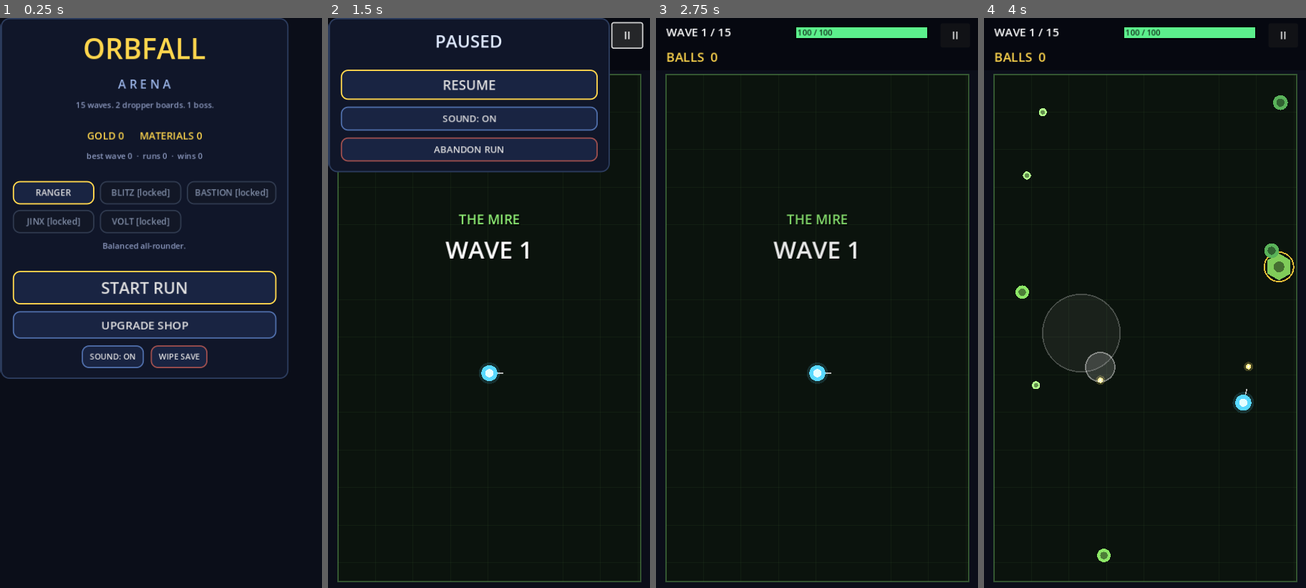
Above: before the commit, frames 1-4 (left to right).
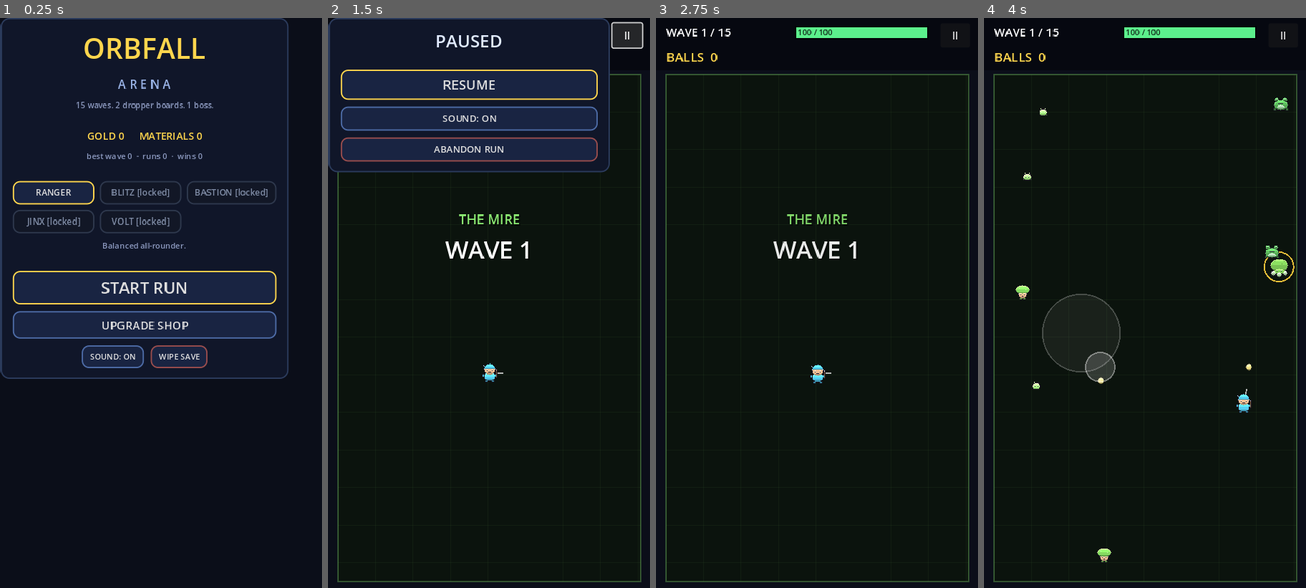
Above: after the commit, the same moments.

Repository: mmfoodchicks/ball-dropper
Game: Godot game, scene res://main.tscn
Same seed, same stepped clock (60 frames per second), same inputs: the game is played once before the commit and once after it.
Inputs (mouse positions are in pixels of both pictures, inside the frame that each line leads up to):
- Up to frame 1 (0.25 s): no input
- Up to frame 2 (1.5 s): click "START RUN" at 0.5 s; click "II" at 1.25 s
- Up to frame 3 (2.75 s): click "RESUME" at 2 s
- Up to frame 4 (4 s): move the mouse to (1215, 274) at 2.77 s; hold D 2.78-3.5 s; click (1215, 274) at 2.92 s; drag from (1080, 331) to (1128, 417) at 3.52 s

The runs differ from the first frame. In frame 1, 1.5% of the frame differs, in the area x 8-84%, y 3-60%; in frame 2, 0.8%; in frame 3, 0.7%; in frame 4, 1.0%.

Commit message:
feat: chibi pixel-art sprites for every entity + generator script
assets/sprites/: original character-style pixel sprites (big head, small
body, faces, gear, chunky outlines) for all 5 playable characters, all
15 enemy kinds, the boss, bullets, dropper balls and a tintable gate
frame — generated deterministically by tools/make_sprites.py (Pillow),
colors synced to the entity table in balance.gd. sheet_preview.png is
the contact sheet.

Entities render their sprite when the PNG exists and fall back to the
procedural vector shapes otherwise, so art can be replaced file-by-file.
Sprites get a subtle idle bob; telegraphs, shields, elite rings, flashes
and HP bars still draw around them. Nearest-neighbour canvas filtering
keeps the pixels crisp.

Co-Authored-By: Claude Fable 5 <noreply@anthropic.com>
Claude-Session: https://claude.ai/code/session_01X8QB52Vpk6EtUcCCLmY2pY

Diff:
--- a/project.godot
+++ b/project.godot
@@ -38,4 +38,5 @@
 
 renderer/rendering_method="mobile"
 renderer/rendering_method.mobile="mobile"
+textures/canvas_textures/default_texture_filter=0
 environment/defaults/default_clear_color=Color(0.043, 0.055, 0.1, 1)
--- a/src/combat/boss.gd
+++ b/src/combat/boss.gd
@@ -26,6 +26,8 @@
 var _charge_dir := Vector2.ZERO
 var _orbit_dir := 1.0
 var _orbit_flip_t := 3.0
+
+var _tex: Texture2D = null
 
 var _ring_t := 1.6
 var _aimed_t := 2.2
@@ -179,6 +181,8 @@
 		var pulse := 0.5 + 0.5 * sin(_charge_t * 40.0)
 		draw_line(Vector2.ZERO, _charge_dir * 500.0, Color(1.0, 0.3, 0.2, 0.35 * pulse), 4.0)
 		draw_circle(Vector2.ZERO, radius + 8.0, Color(1.0, 0.3, 0.2, 0.3 * pulse))
+	if _tex == null and ResourceLoader.exists("res://assets/sprites/boss.png"):
+		_tex = load("res://assets/sprites/boss.png")
 	draw_circle(Vector2.ZERO, radius + 6.0, Color(core.r, core.g, core.b, 0.16))
 	# Rotating spikes.
 	for i in 6:
@@ -189,9 +193,15 @@
 		draw_polygon(
 			PackedVector2Array([a, b, c]), PackedColorArray([core * 0.8, core * 0.5, core * 0.5])
 		)
-	draw_circle(Vector2.ZERO, radius, Color(0.16, 0.1, 0.22))
-	draw_circle(Vector2.ZERO, radius * 0.72, core * 0.55)
-	draw_circle(Vector2.ZERO, radius * 0.4, core)
+	if _tex != null:
+		var side := _tex.get_width() / 4.0 * 1.3
+		var mod := Color(1, 1, 1).lerp(core, 0.4)
+		var bob := sin(spin * 1.6) * 1.5
+		draw_texture_rect(_tex, Rect2(-side * 0.5, -side * 0.5 + bob, side, side), false, mod)
+	else:
+		draw_circle(Vector2.ZERO, radius, Color(0.16, 0.1, 0.22))
+		draw_circle(Vector2.ZERO, radius * 0.72, core * 0.55)
+		draw_circle(Vector2.ZERO, radius * 0.4, core)
 	draw_arc(Vector2.ZERO, radius + 4.0, 0, TAU, 32, Color(1.0, 0.82, 0.24, 0.85), 2.0)
 	if flash_t > 0.0:
 		draw_circle(Vector2.ZERO, radius, Color(1, 1, 1, 0.5))
--- a/src/combat/bullet.gd
+++ b/src/combat/bullet.gd
@@ -17,6 +17,17 @@
 var is_shard := false
 
 var _hit_ids := {}
+var _tex: Texture2D = null
+
+
+func _ready() -> void:
+	var path := (
+		"res://assets/sprites/bullet_enemy.png"
+		if hostile
+		else "res://assets/sprites/bullet_player.png"
+	)
+	if ResourceLoader.exists(path):
+		_tex = load(path)
 
 
 func step(dt: float) -> void:
@@ -49,6 +60,10 @@
 
 
 func _draw() -> void:
+	if _tex != null:
+		var side := _tex.get_width() / 4.0 * (radius / 4.0)
+		draw_texture_rect(_tex, Rect2(-side * 0.5, -side * 0.5, side, side), false)
+		return
 	if hostile:
 		draw_circle(Vector2.ZERO, radius + 3.0, Color(1.0, 0.35, 0.45, 0.25))
 		draw_circle(Vector2.ZERO, radius, Color(1.0, 0.45, 0.55))
--- a/src/combat/enemy.gd
+++ b/src/combat/enemy.gd
@@ -44,12 +44,17 @@
 var weave_t := 0.0
 
 var _speed_jitter := 1.0
+var _tex: Texture2D = null
+var _anim_t := 0.0
 
 
 func setup(enemy_kind: String, wave: int, arena_ref) -> void:
 	arena = arena_ref
 	kind = enemy_kind
 	def = BalanceS.enemy_def(kind)
+	var tex_path := "res://assets/sprites/enemy_%s.png" % kind
+	if ResourceLoader.exists(tex_path):
+		_tex = load(tex_path)
 	is_elite = def["class"] == "elite"
 	hp = BalanceS.enemy_hp(kind, wave)
 	max_hp = hp
@@ -74,6 +79,7 @@
 
 
 func step(dt: float) -> void:
+	_anim_t += dt
 	flash_t = maxf(0.0, flash_t - dt)
 	contact_cd = maxf(0.0, contact_cd - dt)
 	if spawn_t > 0.0:
@@ -310,22 +316,30 @@
 		var fpulse := 0.5 + 0.5 * sin(fuse_t * 50.0)
 		draw_circle(Vector2.ZERO, radius + 6.0, Color(1.0, 0.25, 0.25, 0.4 * fpulse))
 
-	match shape:
-		"circle":
-			draw_circle(Vector2.ZERO, radius, body)
-			draw_circle(Vector2.ZERO, radius * 0.55, core)
-		"triangle":
-			_draw_poly(3, radius + 2.0, body, core)
-		"square":
-			draw_rect(Rect2(-radius, -radius, radius * 2.0, radius * 2.0), body)
-			draw_rect(Rect2(-radius * 0.5, -radius * 0.5, radius, radius), core)
-		"diamond":
-			_draw_poly(4, radius + 3.0, body, core)
-		"hex":
-			_draw_poly(6, radius + 2.0, body, core)
-		"spike":
-			_draw_star(radius + 4.0, body)
-			draw_circle(Vector2.ZERO, radius * 0.45, core)
+	if _tex != null:
+		# Pixel sprite (tools/make_sprites.py); vector shapes are the fallback.
+		var side := _tex.get_width() / 4.0
+		var bob := sin(_anim_t * 5.0 + weave_seed) * 1.1
+		draw_texture_rect(
+			_tex, Rect2(-side * 0.5, -side * 0.5 + bob, side, side), false, Color(1, 1, 1, a)
+		)
+	else:
+		match shape:
+			"circle":
+				draw_circle(Vector2.ZERO, radius, body)
+				draw_circle(Vector2.ZERO, radius * 0.55, core)
+			"triangle":
+				_draw_poly(3, radius + 2.0, body, core)
+			"square":
+				draw_rect(Rect2(-radius, -radius, radius * 2.0, radius * 2.0), body)
+				draw_rect(Rect2(-radius * 0.5, -radius * 0.5, radius, radius), core)
+			"diamond":
+				_draw_poly(4, radius + 3.0, body, core)
+			"hex":
+				_draw_poly(6, radius + 2.0, body, core)
+			"spike":
+				_draw_star(radius + 4.0, body)
+				draw_circle(Vector2.ZERO, radius * 0.45, core)
 
 	if shielded:
 		draw_arc(Vector2.ZERO, radius + 6.0, 0, TAU, 24, Color(0.5, 0.9, 1.0, 0.9), 3.0)
--- a/src/combat/hero.gd
+++ b/src/combat/hero.gd
@@ -17,6 +17,14 @@
 var _fire_acc := 0.0
 var _aim := Vector2.RIGHT
 var _no_dmg_t := 99.0
+var _tex: Texture2D = null
+var _anim_t := 0.0
+
+
+func _ready() -> void:
+	var tex_path := "res://assets/sprites/char_%s.png" % run.character_id
+	if ResourceLoader.exists(tex_path):
+		_tex = load(tex_path)
 
 
 func radius() -> float:
@@ -31,6 +39,7 @@
 	iframes = maxf(0.0, iframes - dt)
 	frenzy_t = maxf(0.0, frenzy_t - dt)
 	_no_dmg_t += dt
+	_anim_t += dt
 	if run.regen > 0.0:
 		run.hp = minf(run.max_hp, run.hp + run.regen * dt)
 
@@ -119,9 +128,16 @@
 	var a := 1.0
 	if iframes > 0.0:
 		a = 0.45 + 0.4 * sin(iframes * 40.0)
-	draw_circle(Vector2.ZERO, radius() + 4.0, Color(0.35, 0.85, 1.0, 0.14 * a))
-	draw_circle(Vector2.ZERO, radius(), Color(0.35, 0.85, 1.0, a))
-	draw_circle(Vector2.ZERO, radius() * 0.5, Color(0.9, 1.0, 1.0, a))
+	if _tex != null:
+		var side := _tex.get_width() / 4.0 * 1.15
+		var bob := sin(_anim_t * 5.0) * 1.1
+		draw_texture_rect(
+			_tex, Rect2(-side * 0.5, -side * 0.5 + bob, side, side), false, Color(1, 1, 1, a)
+		)
+	else:
+		draw_circle(Vector2.ZERO, radius() + 4.0, Color(0.35, 0.85, 1.0, 0.14 * a))
+		draw_circle(Vector2.ZERO, radius(), Color(0.35, 0.85, 1.0, a))
+		draw_circle(Vector2.ZERO, radius() * 0.5, Color(0.9, 1.0, 1.0, a))
 	# Aim tick.
 	var tip := _aim * (radius() + 9.0)
 	draw_line(_aim * radius(), tip, Color(1, 1, 1, 0.7 * a), 2.0)
--- a/src/dropper/dropper.gd
+++ b/src/dropper/dropper.gd
@@ -38,6 +38,8 @@
 var _evt := {}
 # Balls created mid-iteration (??? gate splits) join the sim next tick.
 var _pending_balls: Array = []
+var _ball_tex: Texture2D = null
+var _gate_tex: Texture2D = null
 
 
 func _ready() -> void:
@@ -62,6 +64,10 @@
 	fx = FxS.new()
 	fx.z_index = 10
 	add_child(fx)
+	if ResourceLoader.exists("res://assets/sprites/ball.png"):
+		_ball_tex = load("res://assets/sprites/ball.png")
+	if ResourceLoader.exists("res://assets/sprites/gate_frame.png"):
+		_gate_tex = load("res://assets/sprites/gate_frame.png")
 
 
 func _physics_process(delta: float) -> void:
@@ -405,9 +411,15 @@
 		var r := BalanceS.BALL_RADIUS
 		if v > chunk:
 			r += minf(3.0, log(maxf(1.0, float(v) / maxf(1.0, float(chunk)))) * 0.9)
-		draw_circle(pos, r + 2.0, Color(1.0, 0.82, 0.24, 0.18))
-		draw_circle(pos, r, Color(1.0, 0.84, 0.3))
-		draw_circle(pos + Vector2(-r * 0.3, -r * 0.3), r * 0.35, Color(1.0, 0.95, 0.75))
+		if _ball_tex != null:
+			var side := (r + 2.0) * 2.0
+			draw_texture_rect(
+				_ball_tex, Rect2(pos.x - side * 0.5, pos.y - side * 0.5, side, side), false
+			)
+		else:
+			draw_circle(pos, r + 2.0, Color(1.0, 0.82, 0.24, 0.18))
+			draw_circle(pos, r, Color(1.0, 0.84, 0.3))
+			draw_circle(pos + Vector2(-r * 0.3, -r * 0.3), r * 0.35, Color(1.0, 0.95, 0.75))
 
 
 func _draw_gate(font: Font, gate: Dictionary) -> void:
@@ -434,12 +446,16 @@
 	if not gate["active"]:
 		col = Color(0.45, 0.47, 0.5, 0.5)
 
-	# Frame.
-	draw_rect(rect, Color(col.r, col.g, col.b, 0.12 + 0.3 * flash))
-	draw_rect(rect, col, false, 2.0)
-	# Side posts, so gates read as "gates" not buttons.
-	draw_rect(Rect2(rect.position.x - 3.0, rect.position.y - 4.0, 3.0, rect.size.y + 8.0), col)
-	draw_rect(Rect2(rect.end.x, rect.position.y - 4.0, 3.0, rect.size.y + 8.0), col)
+	# Frame: white sprite tinted with the gate color, vector fallback.
+	if _gate_tex != null:
+		draw_texture_rect(_gate_tex, rect.grow(5.0), false, col)
+		if flash > 0.0:
+			draw_rect(rect, Color(1, 1, 1, 0.3 * flash))
+	else:
+		draw_rect(rect, Color(col.r, col.g, col.b, 0.12 + 0.3 * flash))
+		draw_rect(rect, col, false, 2.0)
+		draw_rect(Rect2(rect.position.x - 3.0, rect.position.y - 4.0, 3.0, rect.size.y + 8.0), col)
+		draw_rect(Rect2(rect.end.x, rect.position.y - 4.0, 3.0, rect.size.y + 8.0), col)
 
 	if gate["type"] == "bounce":
 		var cx := rect.get_center().x
Binary file added: assets/sprites/ball.png
Binary file added: assets/sprites/boss.png
Binary file added: assets/sprites/bullet_enemy.png
Binary file added: assets/sprites/bullet_player.png
Binary file added: assets/sprites/char_bastion.png
Binary file added: assets/sprites/char_blitz.png
Binary file added: assets/sprites/char_jinx.png
Binary file added: assets/sprites/char_ranger.png
Binary file added: assets/sprites/char_volt.png
Binary file added: assets/sprites/enemy_blinker.png
Binary file added: assets/sprites/enemy_broodmother.png
Binary file added: assets/sprites/enemy_croaker.png
(and 16 more such lines)
